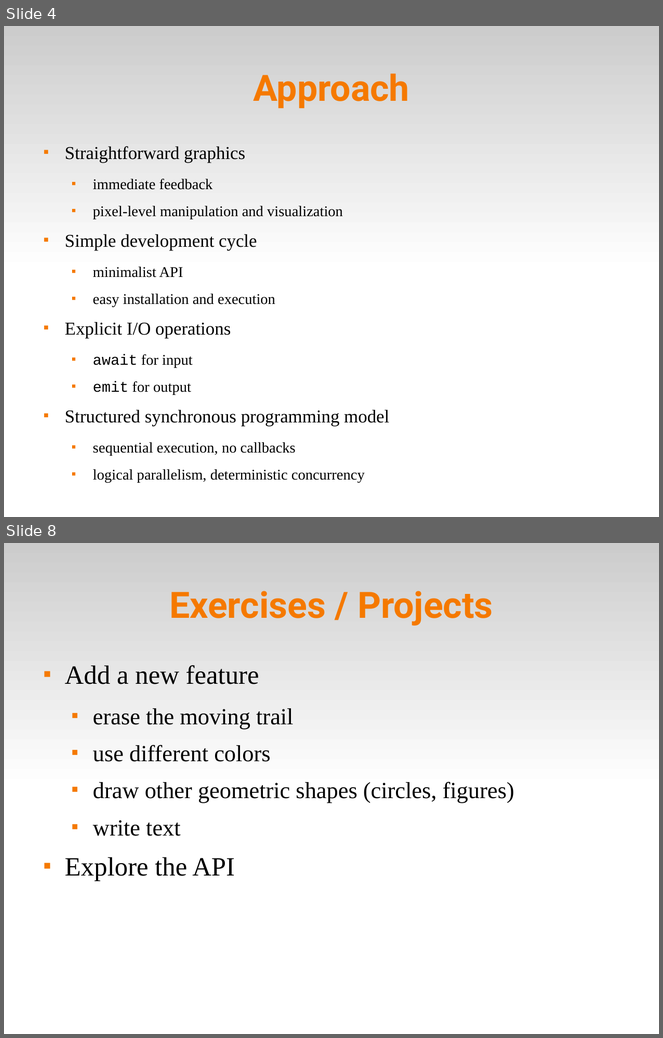
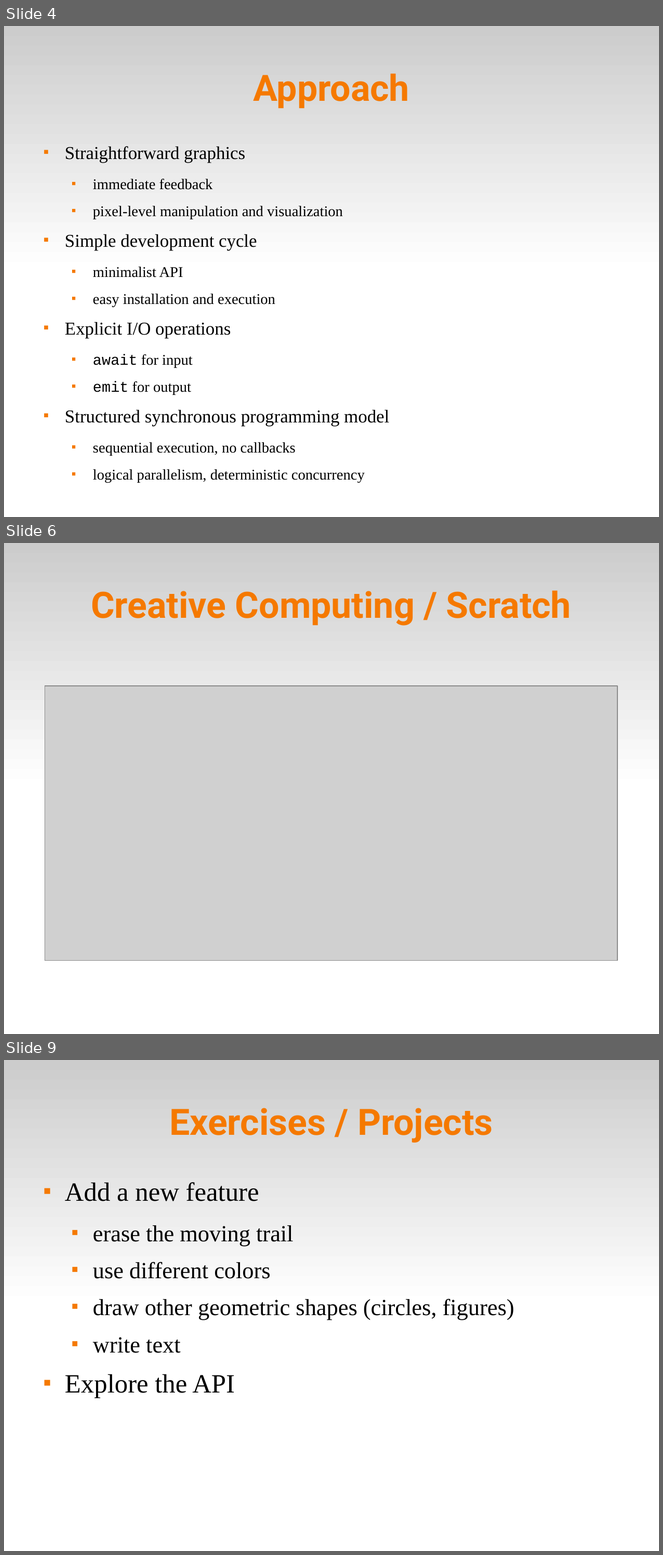
Before and after one commit to fsantanna-no/ceu-docs, a slide deck: pico-ceu.odp. Shown one above the other, each under a label of ours: slides 4 and 8 before the commit, slides 4, 6 and 9 after it; the slides between them are not shown. The pictures are 663x1038 and 663x1555 pixels, drawn with LibreOffice and Linux fonts; fonts in the diff are those of the drawing; grey boxes stand for pictures. Boxes give left, top, right and bottom in pixels: in the first picture for what was removed or moved away, otherwise in the second. Text is boxed around its words. In the diff, an @@ line names an element or a change of style, - is before the commit and + after.

```diff
--- a/pico-ceu.odp
+++ b/pico-ceu.odp
@@ slide 6 added at [4,543,659,1034], background #FFFFFF; not listed: 1 template element that a slide beside it also shows @@
@@ title added at [91,590,571,626], 44 pt, text #F57900, bold @@
+Creative Computing / Scratch
@@ picture added at [45,687,618,961] @@
@@ what was slide 8 is now slide 9 @@
```
Also in this commit, not shown: 11 slides changed, 1 other slide added, 11 other files.
